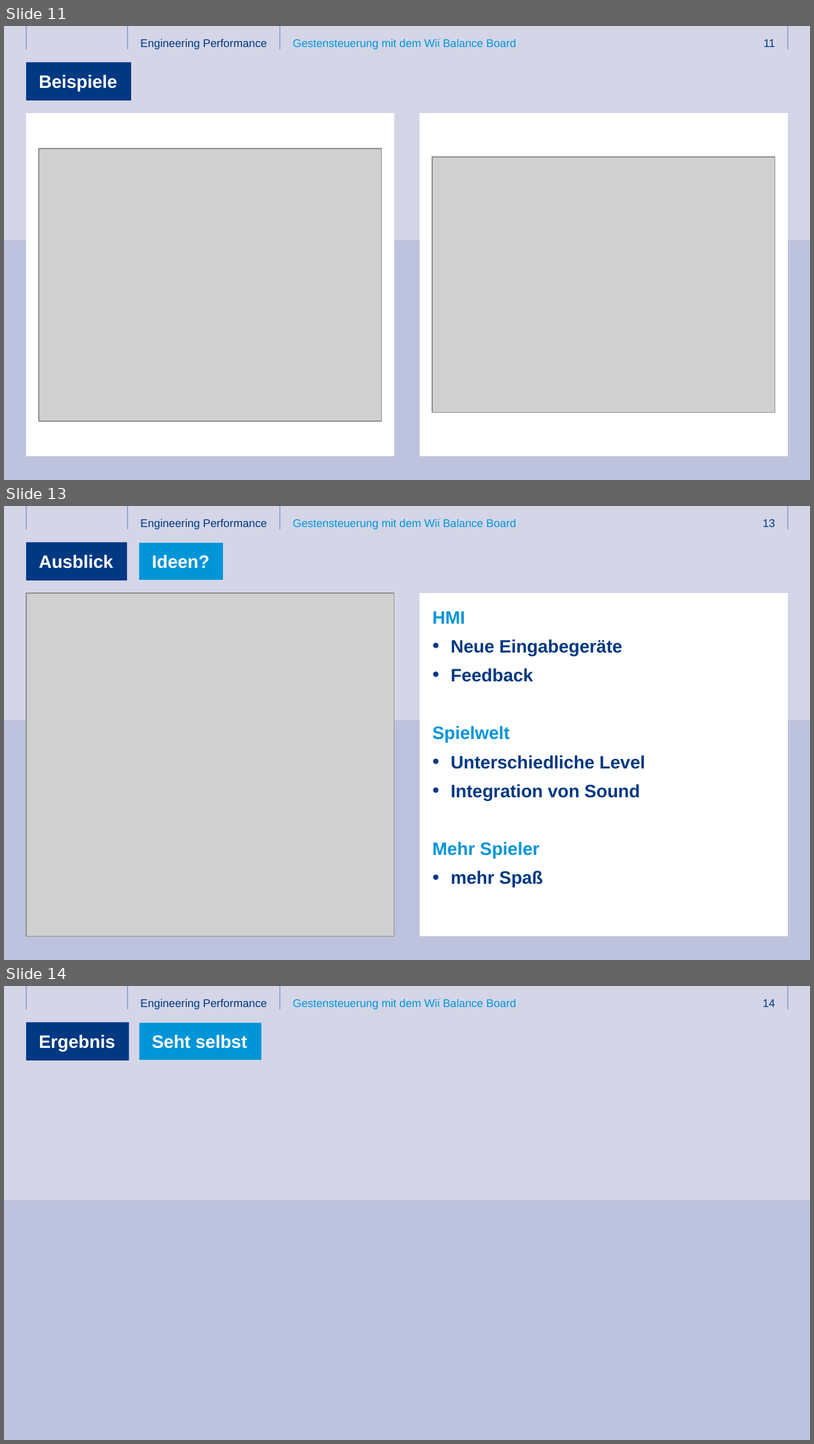
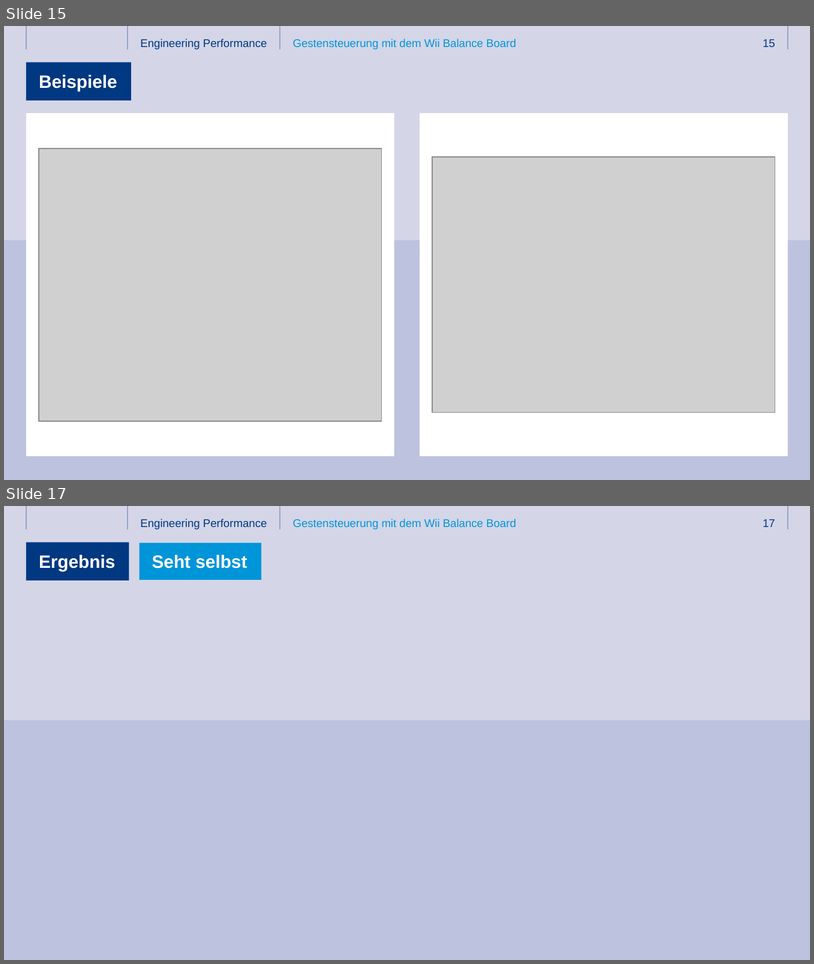
Before and after one commit to ThomasHein/3T2017, a slide deck: Folien/3T_2017_React und DDD.pptx. Shown one above the other, each under a label of ours: slides 11, 13 and 14 before the commit, slides 15 and 17 after it; the slides between them are not shown. The pictures are 814x1444 and 814x964 pixels, drawn with LibreOffice and Linux fonts; fonts in the diff are those of the drawing; grey boxes stand for pictures; background and template pictures are left out. Boxes give left, top, right and bottom in pixels: in the first picture for what was removed or moved away, otherwise in the second. Text is boxed around its words. In the diff, an @@ line names an element or a change of style, - is before the commit and + after.

```diff
--- a/Folien/3T_2017_React und DDD.pptx
+++ b/Folien/3T_2017_React und DDD.pptx
@@ slide 13 removed at (x1=4, y1=506, x2=810, y2=960), background #FFFFFF; not listed: 10 template elements that a slide beside it also shows @@
@@ title removed at (x1=26, y1=542, x2=126, y2=580) @@
-Ausblick
@@ rectangle removed at (x1=140, y1=543, x2=224, y2=580) @@
-Ideen?
@@ picture removed at (x1=27, y1=593, x2=395, y2=936) @@
@@ text removed at (x1=432, y1=611, x2=645, y2=887) @@
-HMI
-    • Neue Eingabegeräte
-    • Feedback
-Spielwelt
-    • Unterschiedliche Level
-    • Integration von Sound
-Mehr Spieler
-    • mehr Spaß
@@ what was slide 11 is now slide 15 @@
@@ page number at (x1=763, y1=39, x2=776, y2=47): text changed @@
-11
+15
@@ what was slide 14 is now slide 17 @@
@@ page number at (x1=763, y1=519, x2=776, y2=527): text changed @@
-14
+17
```
Also in this commit, not shown: 4 slides changed, 6 slides added, 1 other slide removed, 1 other file.
